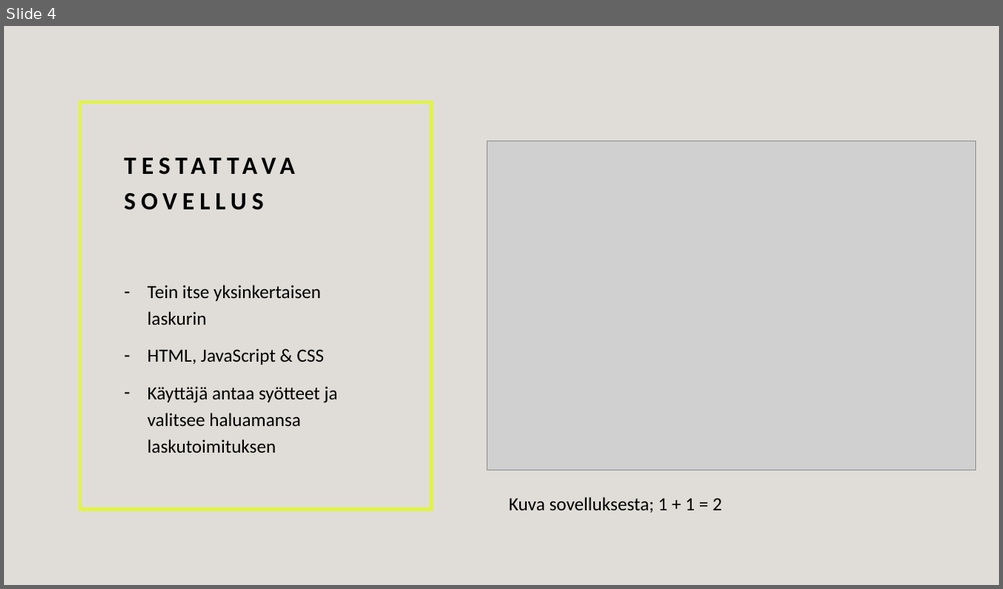
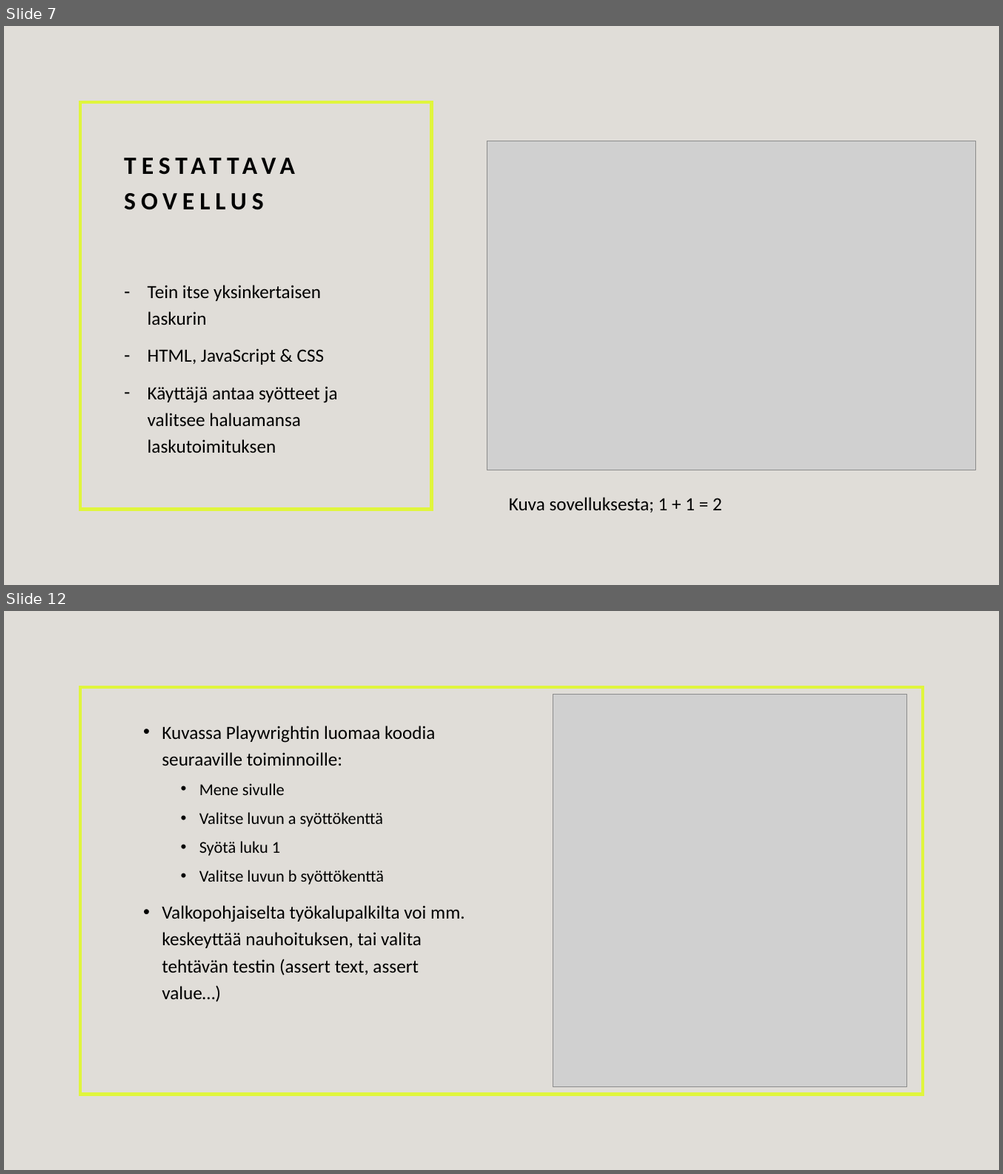
Before and after one commit to TeroAsilainen/ohjelmistotestaus-tyopaja, a slide deck: Playwright.pptx. Shown one above the other, each under a label of ours: slide 4 before the commit, slides 7 and 12 after it; the slides between them are not shown. The pictures are 1003x589 and 1003x1174 pixels, drawn with LibreOffice and Linux fonts; fonts in the diff are those of the drawing; grey boxes stand for pictures. Boxes give left, top, right and bottom in pixels: in the first picture for what was removed or moved away, otherwise in the second. Text is boxed around its words. In the diff, an @@ line names an element or a change of style, - is before the commit and + after.

```diff
--- a/Playwright.pptx
+++ b/Playwright.pptx
@@ slide 12 added at box(4, 611, 999, 1170), background #E0DDD8 @@
@@ rectangle added at box(80, 687, 922, 1094), outline #E0F53D 3 pt @@
@@ picture added at box(553, 694, 907, 1088) @@
@@ text added at box(162, 726, 465, 1002), 18 pt, text #000000 @@
+• Kuvassa Playwrightin luomaa koodia seuraaville toiminnoille:
+  • Mene sivulle
+  • Valitse luvun a syöttökenttä
+  • Syötä luku 1
+  • Valitse luvun b syöttökenttä
+• Valkopohjaiselta työkalupalkilta voi mm. keskeyttää nauhoituksen, tai valita tehtävän testin (assert text, assert value…)
@@ what was slide 4 is now slide 7 @@
```
Also in this commit, not shown: 1 slide changed, 6 other slides added, 8 other files.
